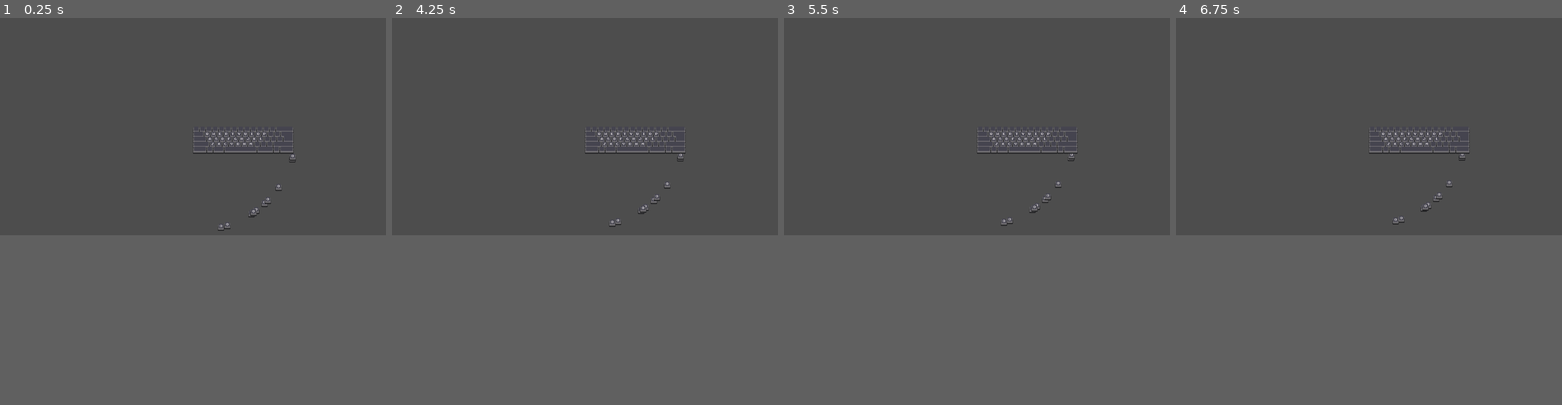
Above: before the commit, frames 1-4 (left to right).
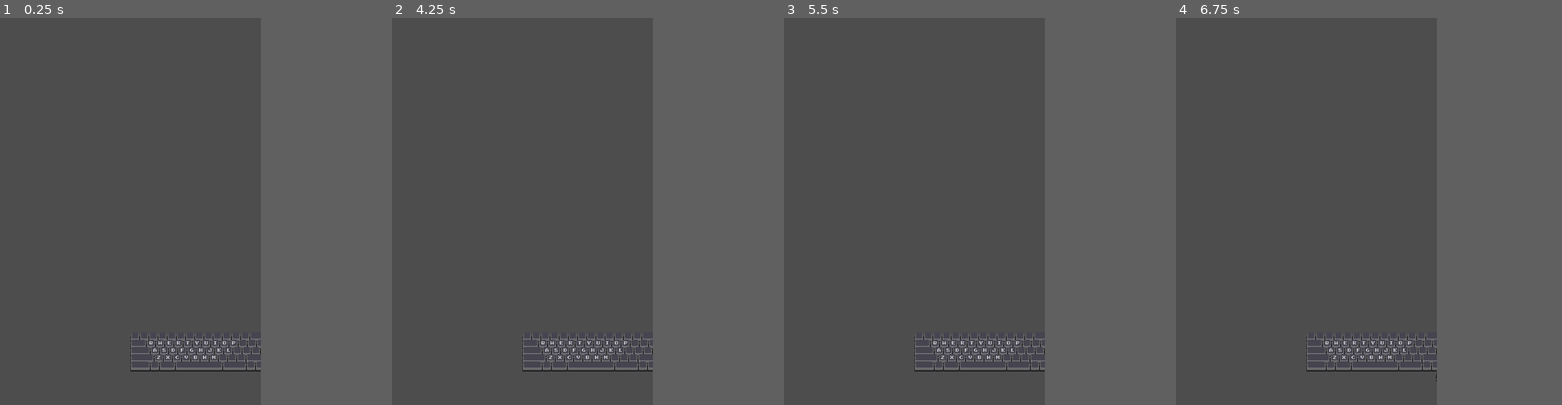
Above: after the commit, the same moments.

Repository: youchanje30/Help-Me-KeyBoard-Warrior
Game: Godot game, scene res://Scenes/test_main.tscn
Two runs of this game, one before a commit and one after it. Both use one fixed random seed, a clock stepped at 60 frames per second and the inputs below.
Inputs:
- Up to frame 1 (0.25 s): no input
- Up to frame 2 (4.25 s): tap Enter (ui_accept) at 0.5, 0.6, 0.77, 1.07, 1.25, 1.35, 1.52, 1.82, 2, 2.1, 2.85, 3.02, 3.32, 3.6, 3.77, 4.07 s
- Up to frame 3 (5.5 s): tap Enter (ui_accept) at 4.35, 4.52, 4.82, 5, 5.1 s
- Up to frame 4 (6.75 s): tap Enter (ui_accept) at 5.85, 6.02, 6.32, 6.6 s
In our replay, the window is 799x449 before the commit and 540x800 after it. These sizes can differ from the game's own. Grey fills any space a smaller window leaves; there, only what the larger window draws over its background counts as a difference.

The runs differ from the first frame. In frame 1, 1.1% of the frame differs, in the area x 33-77%, y 28-92%; in frame 2, 1.1%; in frame 3, 1.1%; in frame 4, 1.1%.

Commit message:
Fix Angle Error
fix degree to radian angle
add collision enemy

Diff:
--- a/Scenes/Enemys/BaseEnemy.tscn
+++ b/Scenes/Enemys/BaseEnemy.tscn
@@ -1,7 +1,10 @@
-[gd_scene load_steps=3 format=3 uid="uid://bb0frud7agqpy"]
+[gd_scene load_steps=4 format=3 uid="uid://bb0frud7agqpy"]
 
 [ext_resource type="Script" path="res://Scripts/Enemys/BaseEnemy.gd" id="1_2jx4x"]
 [ext_resource type="Texture2D" uid="uid://drcdhbhup0cgb" path="res://Sprites/Keyboards/AllKeys/0.png" id="2_ky3xn"]
+
+[sub_resource type="RectangleShape2D" id="RectangleShape2D_44i8h"]
+size = Vector2(19, 21)
 
 [node name="BaseEnemy" type="Node2D"]
 script = ExtResource("1_2jx4x")
@@ -11,3 +14,9 @@
 centered = false
 region_enabled = true
 region_rect = Rect2(0, 0, 19, 21)
+
+[node name="Area2D" type="Area2D" parent="."]
+
+[node name="CollisionShape2D" type="CollisionShape2D" parent="Area2D"]
+position = Vector2(9.5, 10.5)
+shape = SubResource("RectangleShape2D_44i8h")
--- a/Scenes/test_main.tscn
+++ b/Scenes/test_main.tscn
@@ -7,3 +7,4 @@
 [node name="Keyboard" parent="." instance=ExtResource("1_7ms1x")]
 
 [node name="Camera2D" type="Camera2D" parent="."]
+position = Vector2(0, -250)
--- a/Scripts/Bullets/BaseBullet.gd
+++ b/Scripts/Bullets/BaseBullet.gd
@@ -9,10 +9,10 @@
 	super.shoot(angle, force)
 	_angle = angle
 	_force = force
-	sprite.set_rotation(_angle)
-	print(_angle)
+	sprite.rotate(deg_to_rad(-_angle))
 
 func move(delta):
-	_force = clampf(_force-delta, 1, 5)
-	var vec = Vector2(cos(_angle), sin(_angle))
+	#_force = clampf(_force-delta, 1, 5)
+	var rad = deg_to_rad(-_angle)
+	var vec = Vector2(cos(rad), sin(rad)).normalized()
 	translate(vec * delta * speed * _force)
--- a/Scripts/Keyboard/KeyboardController.gd
+++ b/Scripts/Keyboard/KeyboardController.gd
@@ -2,12 +2,12 @@
 
 var key_list : Array[IKey]
 var cur_key_list : Array[int] = []
-
+var nonekey = preload("res://Scenes/Keys/nonekey.tscn")
 
 func _ready() -> void:
 	key_list.resize(27)
 
-var nonekey = preload("res://Scenes/Keys/nonekey.tscn")
+
 
 #region key controll
 func add_key(index:int, key_sprite:key_sprite_controller):
@@ -31,13 +31,9 @@
 		cur_key_list.append(index)
 
 func reset_key():
-	#while not cur_key_list.is_empty():
-		#var index = cur_key_list.pop_back()
-		#key_list[index].up_key()
-		#key_list[index].shoot_key(randf_range(0, 360), 100)
 	for index in cur_key_list:
 		key_list[index].up_key()
-		key_list[index].shoot_key(randf_range(0, 360), 100)
+		key_list[index].shoot_key(-90, 100)
 	cur_key_list.resize(0)
 #endregion
 
--- a/project.godot
+++ b/project.godot
@@ -21,6 +21,11 @@
 KeyboardController="*res://Scenes/keyboard_controller.tscn"
 EmenyController="*res://Scripts/Managers/EmenyController.gd"
 
+[display]
+
+window/size/viewport_width=540
+window/size/viewport_height=800
+
 [rendering]
 
 textures/canvas_textures/default_texture_filter=0
